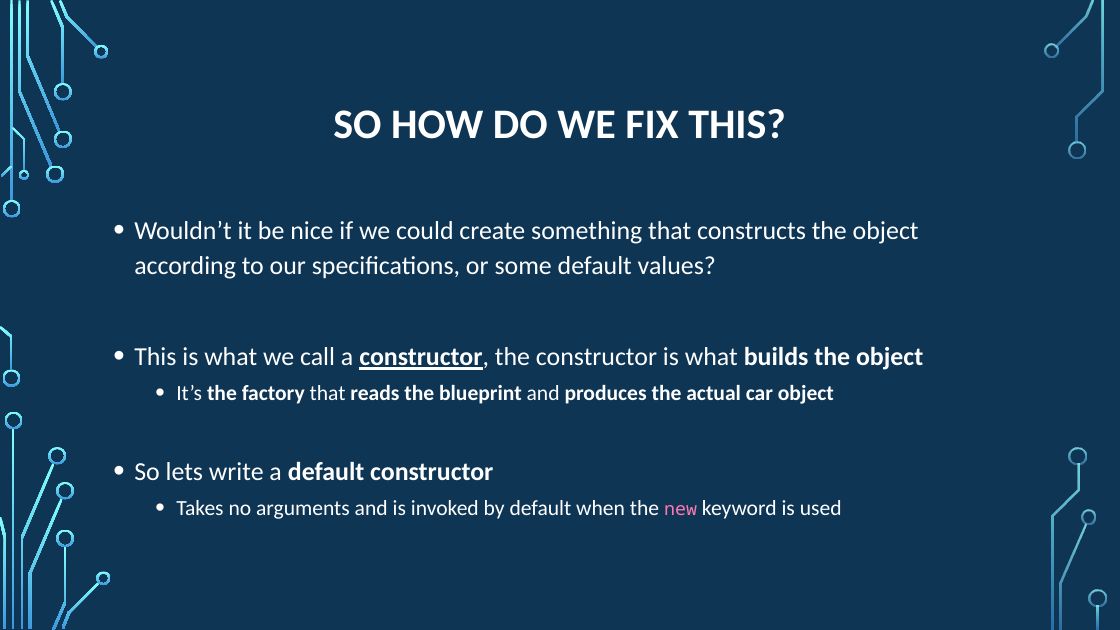
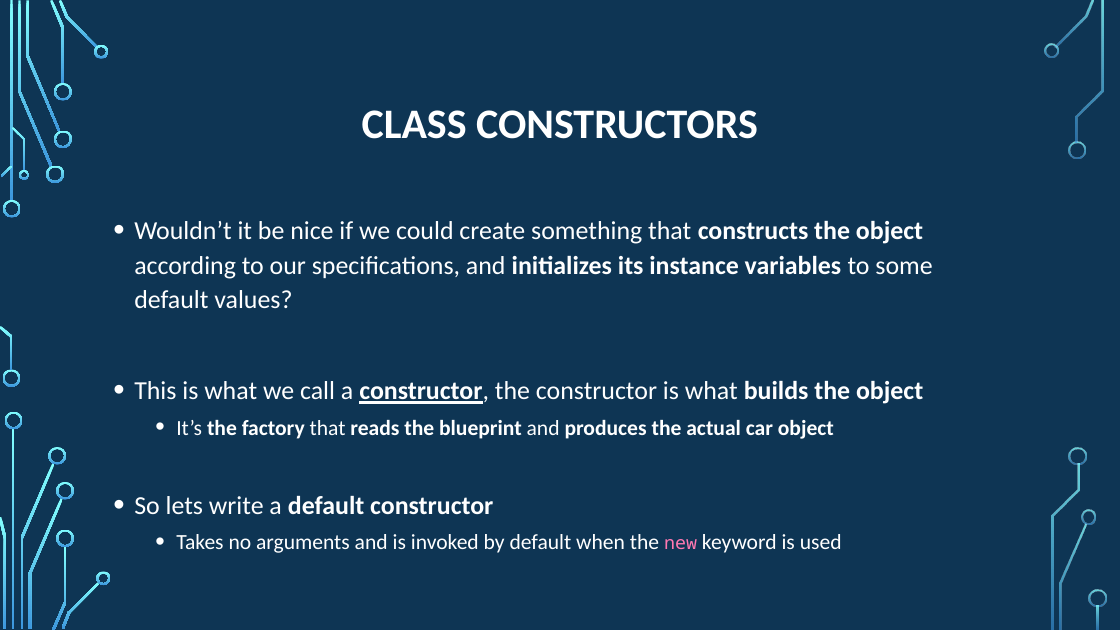
Before and after one commit to psypdt/Advanced_Summer_Course, a slide deck: slide 23 of Day4/Day_4.pptx. Drawn at 1120x630 pixels with LibreOffice and Linux fonts; fonts in the diff are those of the drawing; background and template pictures are left out. Boxes give left, top, right and bottom in pixels: in the first picture for what was removed or moved away, otherwise in the second. Text is boxed around its words. In the diff, an @@ line names an element or a change of style, - is before the commit and + after.

```diff
--- a/Day4/Day_4.pptx
+++ b/Day4/Day_4.pptx
@@ title at (362, 110, 758, 139): text changed @@
-SO HOW DO WE FIX THIS?
+CLASS CONSTRUCTORS
@@ text at (134, 220, 932, 308): text changed @@
-• Wouldn’t it be nice if we could create something that constructs the object according to our specifications, or some default values?
+• Wouldn’t it be nice if we could create something that constructs the object according to our specifications, and initializes its instance variables to some default values?
```
Also in this commit, not shown: 18 other slides changed, 7 slides added.
